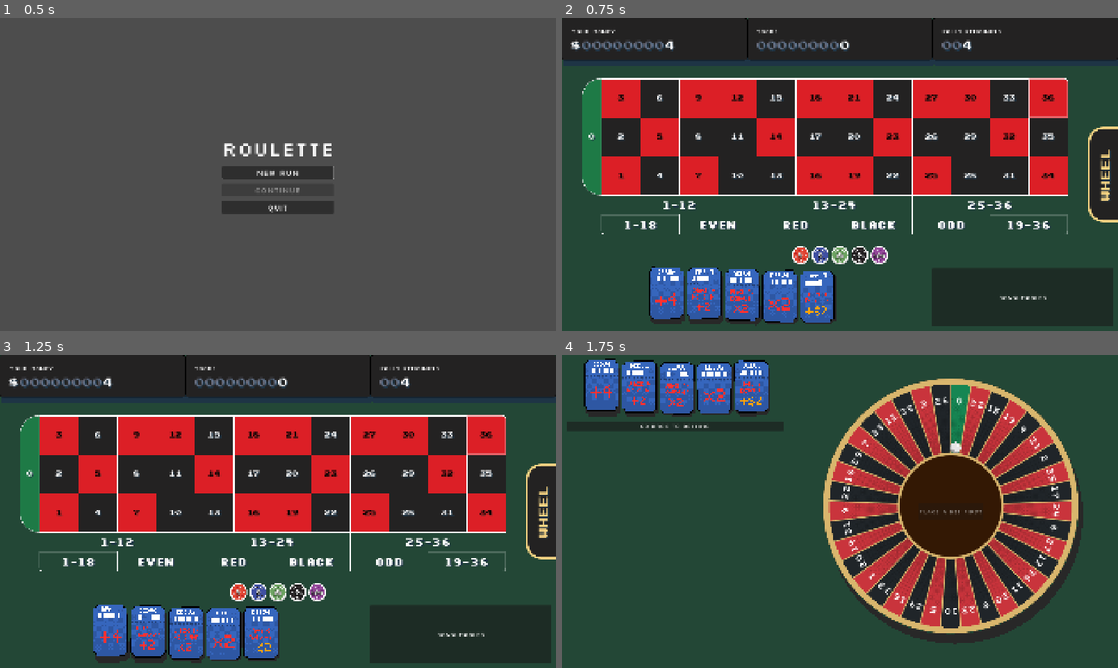
Above: before the commit, frames 1-4 (two rows, left to right).
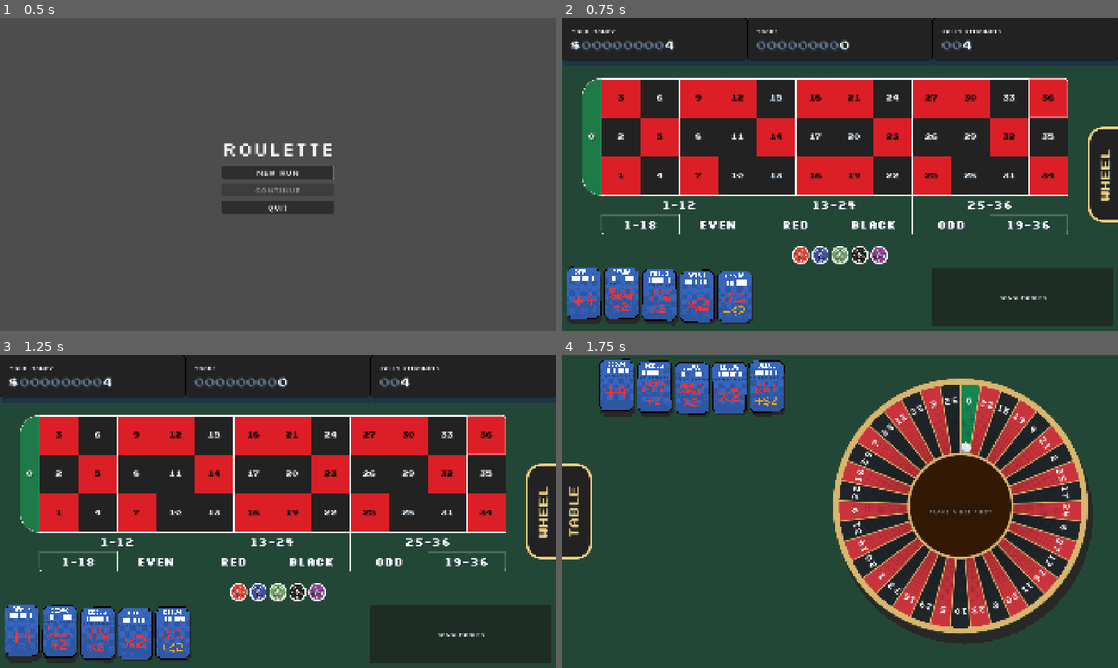
Above: after the commit, the same moments.

Repository: ross-ca/roulette-wheel
Game: Godot game, scene res://scenes/main_menu/main_menu.tscn
Two runs of this game, one before a commit and one after it. Both use one fixed random seed, a clock stepped at 60 frames per second and the inputs below.
Inputs:
- Up to frame 1 (0.5 s): no input
- Up to frame 2 (0.75 s): click "New run" at 0.5 s
- Up to frame 3 (1.25 s): no input
- Up to frame 4 (1.75 s): click "WHEEL" at 1.25 s

Frame 1 is identical in both runs. In frame 2, 7.0% of the frame differs, in the area x 0-50%, y 79-99%; in frame 3, 7.2%; in frame 4, 27%, in the area x 0-96%, y 1-93%.

Commit message:
feat: add table button to wheel view of play scene

Diff:
--- a/scenes/play/play.tscn
+++ b/scenes/play/play.tscn
@@ -66,6 +66,7 @@
 card_scale = 2.5
 bob_tilt_offset_step = 1.0
 separation = 10.0
+alignment = 0
 
 [node name="HUD" parent="." unique_id=211249179 instance=ExtResource("2_1bvp3")]
 
--- a/scenes/wheel_view/wheel_view.gd
+++ b/scenes/wheel_view/wheel_view.gd
@@ -1,7 +1,7 @@
 class_name WheelView
 extends Control
-## The play phase's wheel screen: the tickets, the way back to betting and the spin's bets (ticking
-## up live as the ball passes pockets) on the left, and the wheel on the right. Display only, like
+## The play phase's wheel screen: the TABLE tab back to betting on the left edge, then the tickets
+## and the spin's bets (ticking up live as the ball passes pockets), and the wheel on the right. Display only, like
 ## BettingView: play.gd decides what its signals do.
 
 signal betting_requested
@@ -10,7 +10,7 @@
 ## Where the shared ticket strip sits while this view is showing. play.gd moves it there.
 @onready var ticket_slot: Control = %TicketSlot
 
-@onready var _back_button: Button = %BackButton
+@onready var _table_tab: SideTab = %TableTab
 @onready var _spin_button: Button = %SpinButton
 @onready var _rows: VBoxContainer = %BetRows
 @onready var _breakdown_label: Label = %BreakdownLabel
@@ -65,7 +65,7 @@
 
 ## Locks the way back to betting while the wheel spins, and hides the spin button.
 func set_spinning(spinning: bool) -> void:
-	_back_button.disabled = spinning
+	_table_tab.disabled = spinning
 	_spin_button.visible = not spinning
 
 
--- a/scenes/wheel_view/wheel_view.tscn
+++ b/scenes/wheel_view/wheel_view.tscn
@@ -3,6 +3,7 @@
 [ext_resource type="Script" path="res://scenes/wheel_view/wheel_view.gd" id="1_script"]
 [ext_resource type="FontFile" uid="uid://bjqcqudoiecha" path="res://assets/fonts/Silkscreen-Regular.ttf" id="2_font"]
 [ext_resource type="Shader" uid="uid://bhnaj174ofi68" path="res://scenes/wheel/wheel_shader.gdshader" id="3_shader"]
+[ext_resource type="PackedScene" path="res://scenes/side_tab/side_tab.tscn" id="4_tab"]
 
 [sub_resource type="Theme" id="Theme_view"]
 default_font = ExtResource("2_font")
@@ -35,7 +36,7 @@
 grow_horizontal = 2
 grow_vertical = 2
 mouse_filter = 2
-theme_override_constants/margin_left = 16
+theme_override_constants/margin_left = 128
 theme_override_constants/margin_top = 16
 theme_override_constants/margin_right = 16
 theme_override_constants/margin_bottom = 16
@@ -56,11 +57,6 @@
 custom_minimum_size = Vector2(0, 200)
 layout_mode = 2
 mouse_filter = 2
-
-[node name="BackButton" type="Button" parent="Margin/Columns/Left"]
-unique_name_in_owner = true
-layout_mode = 2
-text = "Go back to betting"
 
 [node name="BetRows" type="VBoxContainer" parent="Margin/Columns/Left"]
 unique_name_in_owner = true
@@ -99,5 +95,18 @@
 grow_vertical = 2
 text = "Click to spin"
 
-[connection signal="pressed" from="Margin/Columns/Left/BackButton" to="." method="_on_back_button_pressed"]
+[node name="TableTab" parent="." instance=ExtResource("4_tab")]
+unique_name_in_owner = true
+layout_mode = 1
+anchors_preset = 4
+anchor_top = 0.5
+anchor_bottom = 0.5
+offset_top = -165.0
+offset_right = 104.0
+offset_bottom = 165.0
+grow_vertical = 2
+side = 0
+title = "TABLE"
+
+[connection signal="pressed" from="TableTab" to="." method="_on_back_button_pressed"]
 [connection signal="pressed" from="Margin/Columns/WheelOutput/SpinButton" to="." method="_on_spin_button_pressed"]
Not shown, changed: CLAUDE.md
Not shown, changed: docs/architecture.md
